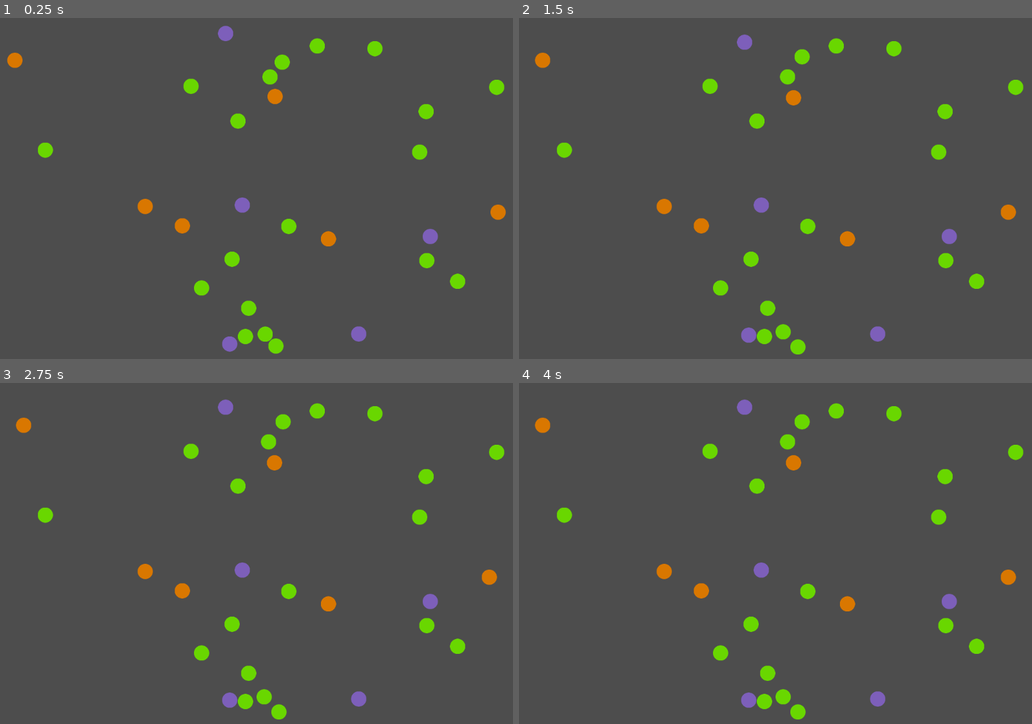
Above: before the commit, frames 1-4 (two rows, left to right).
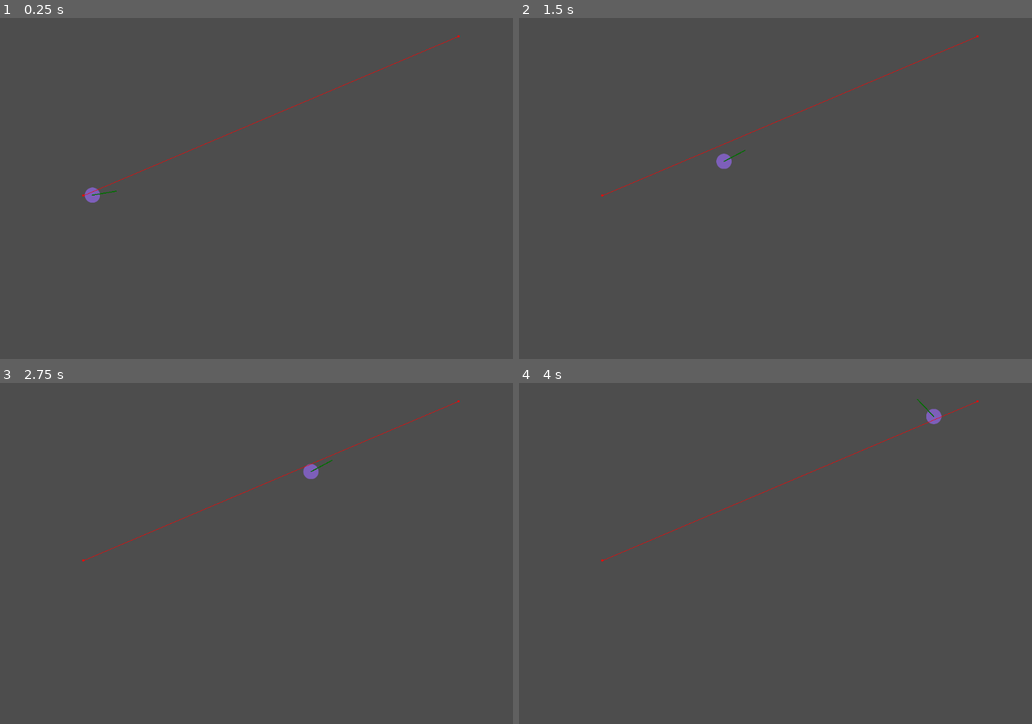
Above: after the commit, the same moments.

Repository: blekki/Bacteriostat
Game: Godot game, scene res://src/map/map.tscn
Two runs of this game, one before a commit and one after it. Both use one fixed random seed, a clock stepped at 60 frames per second and the inputs below.
Inputs:
- Up to frame 1 (0.25 s): no input
- Up to frame 2 (1.5 s): no input
- Up to frame 3 (2.75 s): no input
- Up to frame 4 (4 s): no input

The runs differ from the first frame. In frame 1, 3.6% of the frame differs, in the area x 1-99%, y 2-99%; in frame 2, 3.6%, in the area x 3-99%, y 4-99%; in frame 3, 3.6%; in frame 4, 3.6%.

Commit message:
Add a smart target catching logic

Diff:
--- a/project.godot
+++ b/project.godot
@@ -20,6 +20,24 @@
 window/size/viewport_width=1080
 window/size/viewport_height=720
 
+[input]
+
+turn_left={
+"deadzone": 0.2,
+"events": [Object(InputEventKey,"resource_local_to_scene":false,"resource_name":"","device":-1,"window_id":0,"alt_pressed":false,"shift_pressed":false,"ctrl_pressed":false,"meta_pressed":false,"pressed":false,"keycode":0,"physical_keycode":65,"key_label":0,"unicode":97,"location":0,"echo":false,"script":null)
+]
+}
+turn_right={
+"deadzone": 0.2,
+"events": [Object(InputEventKey,"resource_local_to_scene":false,"resource_name":"","device":-1,"window_id":0,"alt_pressed":false,"shift_pressed":false,"ctrl_pressed":false,"meta_pressed":false,"pressed":false,"keycode":0,"physical_keycode":68,"key_label":0,"unicode":100,"location":0,"echo":false,"script":null)
+]
+}
+boost={
+"deadzone": 0.2,
+"events": [Object(InputEventKey,"resource_local_to_scene":false,"resource_name":"","device":-1,"window_id":0,"alt_pressed":false,"shift_pressed":false,"ctrl_pressed":false,"meta_pressed":false,"pressed":false,"keycode":0,"physical_keycode":32,"key_label":0,"unicode":32,"location":0,"echo":false,"script":null)
+]
+}
+
 [physics]
 
 3d/physics_engine="Jolt Physics"
--- a/src/bacteria/bacteria.gd
+++ b/src/bacteria/bacteria.gd
@@ -2,48 +2,103 @@
 extends CharacterBody2D
 
 # speed-up paramenters (pixel/sec)
-const SPEED_UP_MOD: float = 100.0
+const SPEED_UP_MOD: float = 10.0	# todo: rename to "acceleration"
 const COLLISION_DEFLECTION: float = 20.0
 const DECELERATION_MOD: float = 0.5
+const MAX_SPEED: float = 200.0
+const SLOW_DOWN_RADIUS: float = 100.0	# use deceleration if the object to close to the target
+
+const FOV: float = PI / 4
+const ROTATION_WEIGHT: float = 0.03
+
+var random = RandomNumberGenerator.new()
 
 var type: Enums.BacteriaType
-var navigation_field: Vector2
+var nav_field: Vector2	# area from (xy = 0) to (xy = nav_field.xy) pixels
 
-# Methods section
+var view_direction_angle: float = 0.0
+
+# <> Methods section <>
 func _ready():
+	random.randomize()		# todo: add correct random generation
 	_set_random_type()
+	position = generate_smart_point()
+
+func _process(delta: float):
+	$ViewDirection.rotate(view_direction_angle - $ViewDirection.rotation)
 
 func _physics_process(delta: float):
-	deceleration()
-	collision_fluence()
+	_deceleration()
+	_find_target()
+	_rotate_and_force()
+
+	# speed limit
+	if velocity.length() > MAX_SPEED:
+		velocity = velocity.normalized() * MAX_SPEED
+
 	move_and_slide()
-	# todo: add finding way and movement calculation
 
+# <> "set" methods <>
 func _set_random_type():
-	const BACTERIAS_ORIGIN_TYPES = 3
+	const BACTERIAS_ORIGIN_TYPES = 3	# todo: add special file with all prop constants
 	var _type = Enums.BacteriaType
 	match randi_range(0, BACTERIAS_ORIGIN_TYPES):
-		0: type = _type.Green
-		1: type = _type.Purple
-		2: type = _type.Orange
+		0: type = _type.Green;  modulate = Color.LAWN_GREEN
+		1: type = _type.Purple; modulate = Color.MEDIUM_PURPLE
+		2: type = _type.Orange; modulate = Color.DARK_ORANGE
 		_: type = _type.Default
-	_set_color()
-
-func _set_color():
-	var _type = Enums.BacteriaType
-	match type:
-		_type.Green:  modulate = Color.LAWN_GREEN
-		_type.Purple: modulate = Color.MEDIUM_PURPLE
-		_type.Orange: modulate = Color.DARK_ORANGE
 
 func set_navigation_field(field: Vector2):
-	navigation_field = field
+	nav_field = field
 
-func set_random_pos(range: Vector2):
-	global_position.x = randf_range(0, range.x)
-	global_position.y = randf_range(0, range.y)
+# <> Other methods <>
+func generate_smart_point() -> Vector2:	# generate point inside navigation area
+	#generate random point inside nav_polygon
+	var point = Vector2(
+		random.randf_range(0, nav_field.x),
+		random.randf_range(0, nav_field.y)
+	)
+	# get target pos inside navigation area
+	var area = get_world_2d().get_navigation_map()
+	var nearest_point = NavigationServer2D.map_get_closest_point(area, point)
+	return point
 
-func deceleration():
+func _find_target():
+	var nav_agent = $NavigationAgent
+	if nav_agent.is_navigation_finished():
+		nav_agent.target_position = generate_smart_point()
+
+func _rotate_and_force():
+	var target = ($NavigationAgent.target_position - position)
+	var view_target = target - velocity # how to need rotate for come to the target with the fastest way
+
+	# add acceleration if the target inside the FOV area
+	if view_target.angle_to(target) < (FOV / 2):
+		velocity += Vector2.RIGHT.rotated(view_direction_angle) * SPEED_UP_MOD
+	# rotate a face to the target
+	view_direction_angle = lerp_angle(view_direction_angle, view_target.angle(), ROTATION_WEIGHT)
+
+
+func _speed_up():	# old method
+	velocity += Vector2.RIGHT.rotated(view_direction_angle) * SPEED_UP_MOD
+
+func _rotate_to_target(target_angle: float): # old method
+	view_direction_angle = lerp_angle(view_direction_angle, target_angle, 0.1)
+
+
+#func set_interception_course():
+	#var target = $NavigationAgent.target_position
+	#
+	#var angle = velocity.angle_to(target)
+	#var intercept = Vector2.ZERO
+	#if angle > 0:
+		#intercept = velocity.rotated(angle * -2)
+	#if angle < 0:
+		#intercept = velocity.rotated(angle * 2)
+
+
+
+func _deceleration():
 	if velocity.length() > DECELERATION_MOD:
 		velocity -= velocity.normalized() * DECELERATION_MOD
 	else:
@@ -54,3 +109,20 @@
 	if collision:
 		var collider = collision.get_collider()		# todo: fix unsync fluence
 		velocity += collision.get_normal() * (COLLISION_DEFLECTION)
+
+#func navigation_movement():
+	#
+	#var nav_agent = $NavigationAgent
+	#if nav_agent.is_navigation_finished():
+		#$NavigationAgent.target_position = generate_smart_point()
+	#else:
+		## calculate velocity
+		#var next_pos = nav_agent.get_next_path_position()
+		#var direction = global_position.direction_to(next_pos)
+
+		#velocity += direction.normalized() * SPEED_UP_MOD
+
+		#var adjustment = Vector2.ZERO
+		#var angle = velocity.angle_to(direction)
+		#if angle > 0:
+			#adjustment = velocity.normalized() * (-2 * angle) * SPEED_UP_MOD
--- a/src/bacteria/bacteria.tscn
+++ b/src/bacteria/bacteria.tscn
@@ -17,3 +17,14 @@
 [node name="Collision" type="CollisionShape2D" parent="." unique_id=434981839]
 visible = false
 shape = SubResource("CircleShape2D_dd0jb")
+
+[node name="NavigationAgent" type="NavigationAgent2D" parent="." unique_id=268425799]
+path_desired_distance = 30.0
+debug_enabled = true
+
+[node name="ViewDirection" type="Line2D" parent="." unique_id=1988832001]
+points = PackedVector2Array(0, 0, 100, 0)
+width = 4.0
+default_color = Color(0, 1, 0, 1)
+begin_cap_mode = 2
+end_cap_mode = 2
--- a/src/map/map.gd
+++ b/src/map/map.gd
@@ -5,7 +5,7 @@
 const MAP_HEIGHT = 720
 
 const bacteria_instance = preload("res://src/bacteria/bacteria.tscn")
-const BACTERIAS_COUNT = 30
+const BACTERIAS_COUNT = 1
 
 var collision_borders: Array[CollisionShape2D] = []
 var bacterias: Array[Bacteria] = []
@@ -13,10 +13,10 @@
 func _ready() -> void:
 	_init_collision_walls()
 
+	# generate bacterias
 	for i in range(BACTERIAS_COUNT):
 		var unit: Bacteria = bacteria_instance.instantiate()
-		unit.set_navigation_field(Vector2(MAP_WIDTH, MAP_HEIGHT))
-		unit.set_random_pos(Vector2(MAP_WIDTH, MAP_HEIGHT))
+		unit.set_navigation_field(Vector2(MAP_WIDTH, MAP_HEIGHT))	# need for correct positionate
 		bacterias.push_back(unit)
 		add_child(bacterias.back())
 
--- a/src/map/map.tscn
+++ b/src/map/map.tscn
@@ -1,6 +1,12 @@
 [gd_scene format=3 uid="uid://duuaegris31ou"]
 
 [ext_resource type="Script" uid="uid://yywy0uwb6gro" path="res://src/map/map.gd" id="1_vfn15"]
+
+[sub_resource type="NavigationPolygon" id="NavigationPolygon_5o7fj"]
+vertices = PackedVector2Array(1040, 680, 40, 680, 40, 40, 1040, 40)
+polygons = Array[PackedInt32Array]([PackedInt32Array(0, 1, 2, 3)])
+outlines = Array[PackedVector2Array]([PackedVector2Array(0, 0, 1080, 0, 1080, 720, 0, 720)])
+agent_radius = 33.0
 
 [sub_resource type="RectangleShape2D" id="RectangleShape2D_vfn15"]
 
@@ -16,6 +22,9 @@
 rotation = 1.5707964
 scale = Vector2(0.5, 0.5)
 
+[node name="NavigationRegion2D" type="NavigationRegion2D" parent="." unique_id=706864556]
+navigation_polygon = SubResource("NavigationPolygon_5o7fj")
+
 [node name="Collision" type="StaticBody2D" parent="." unique_id=1983517934]
 disable_mode = 1
 
